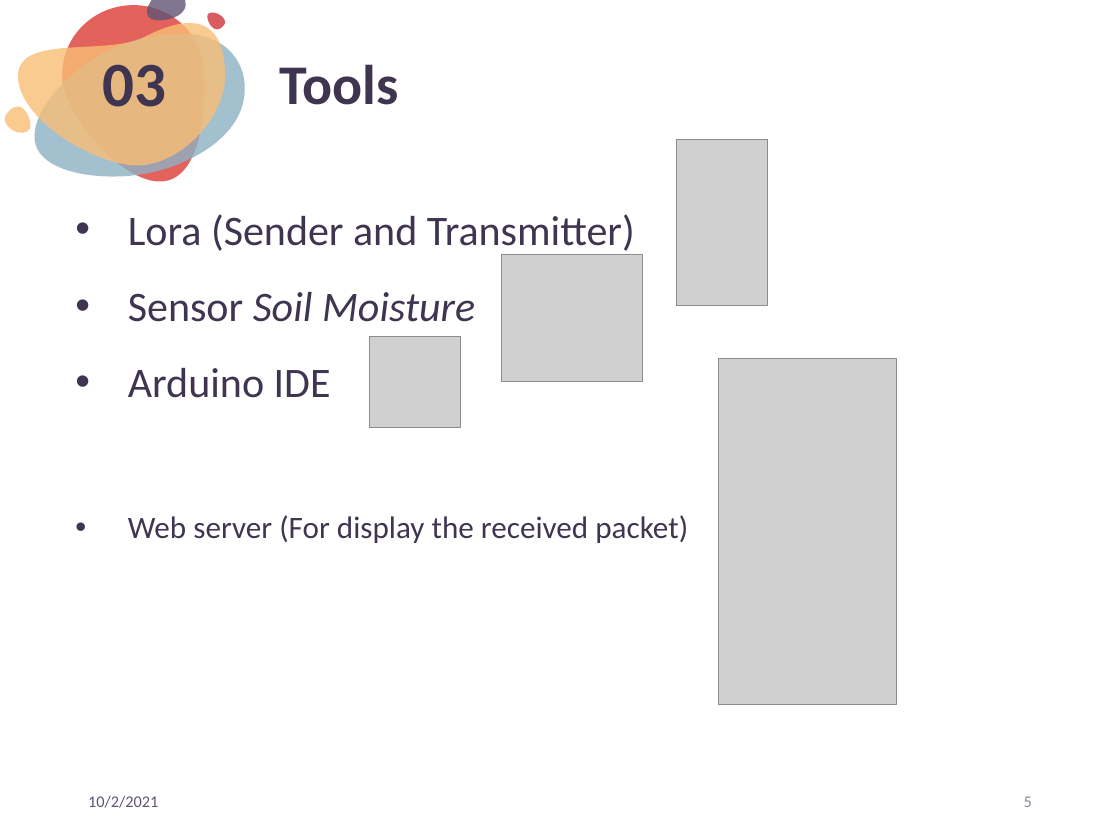
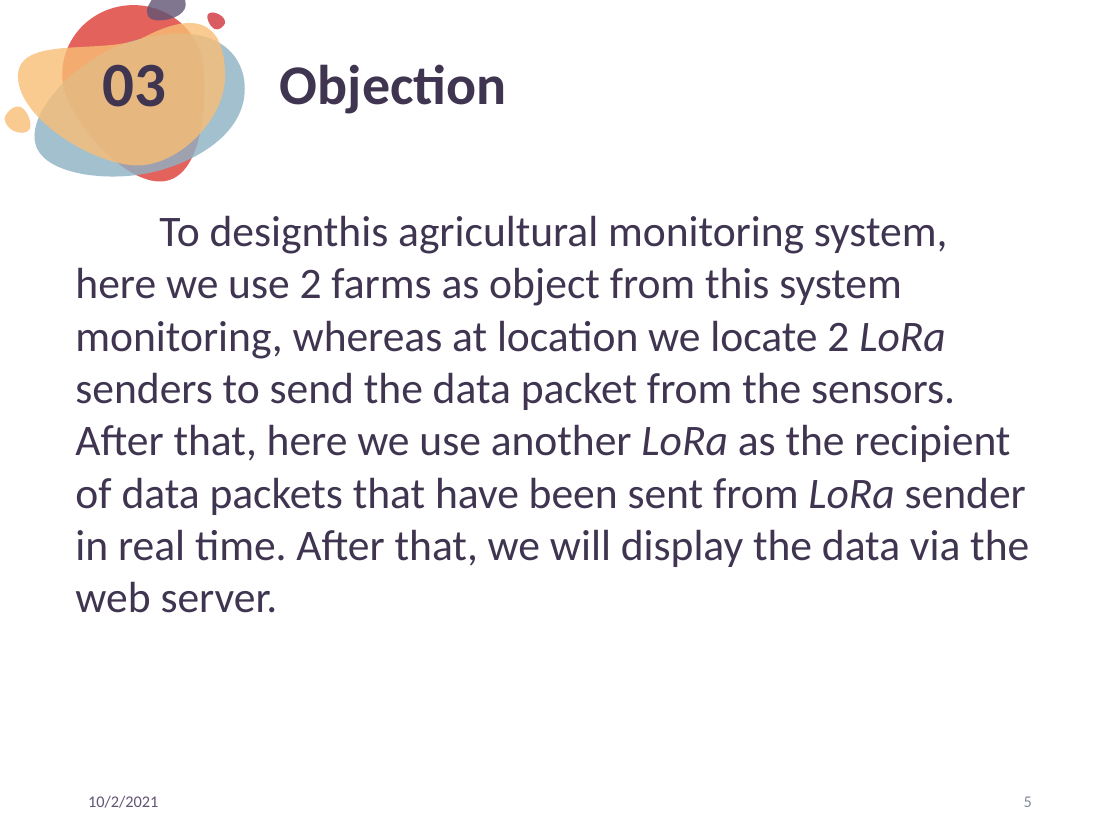
Before and after one commit to samyon7/Tugas-Akhir-1, a slide deck: slide 5 of Document/SEMPRO_V2.pptx. Drawn at 1120x840 pixels with LibreOffice and Linux fonts; fonts in the diff are those of the drawing; grey boxes stand for pictures. Boxes give left, top, right and bottom in pixels: in the first picture for what was removed or moved away, otherwise in the second. Text is boxed around its words. In the diff, an @@ line names an element or a change of style, - is before the commit and + after.

```diff
--- a/Document/SEMPRO_V2.pptx
+++ b/Document/SEMPRO_V2.pptx
@@ title at bbox=[280, 64, 507, 114]: text changed @@
-Tools
+Objection
@@ picture removed at bbox=[676, 139, 768, 305] @@
@@ text at bbox=[75, 215, 1029, 613]: text changed; size 27 to 28 pt @@
-• Lora (Sender and Transmitter)
-• Sensor Soil Moisture
-• Arduino IDE
-• Web server (For display the received packet)
+To designthis agricultural monitoring system, here we use 2 farms as object from this system monitoring, whereas at location we locate 2 LoRa senders to send the data packet from the sensors. After that, here we use another LoRa as the recipient of data packets that have been sent from LoRa sender in real time. After that, we will display the data via the web server.
@@ picture removed at bbox=[501, 254, 642, 382] @@
@@ picture removed at bbox=[370, 337, 460, 428] @@
@@ picture removed at bbox=[718, 358, 896, 704] @@
```
Also in this commit, not shown: 3 other slides changed, 1 slide added.
